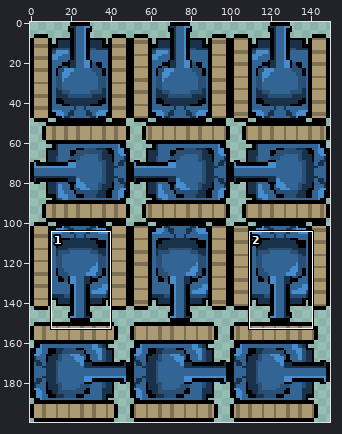
A sprite sheet gets an edit: public/assets/blue_tank.png. Above: a wide view before the commit, with the close-up outlined.
Close-up. First the earlier version:
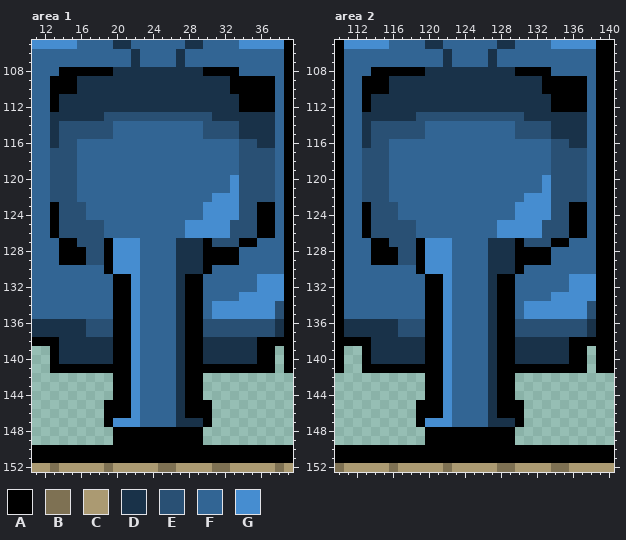
The file is 150x200 pixels. Shown: area 1: x 11..39, y 105..152; area 2: x 110..140, y 105..152. The commit also changed other parts of the picture, which this record leaves out.
Palette (. is transparent): A #000000  B #7e7153  C #ab9a72  D #193249  E #295074  F #326594  G #468dd0
Pixels before, area 1, first column x 11:
105 GGGGGFFFFDDFFFFFFDDFFFFGGGGGA
106 FFFFFFFFFFFDFFFFDFFFFFFFFFFFA
107 FFFFFFFFFFFDFFFFDFFFFFFFFFFFA
108 FFFAAAAAADDDDDDDDDDAAAAFFFFFA
109 FFAAADDDDDDDDDDDDDDDDDAAAAAFA
110 FFAAADDDDDDDDDDDDDDDDDAAAAAFA
111 FFADDDDDDDDDDDDDDDDDDDDAAAAFA
112 FFADDDDDDDDDDDDDDDDDDDDAAAAFA
113 FFDDDDDDEEEEEEEEEEEEDDDDDDDFA
114 FFDEEEEEEFFFFFFFFFFEEEEDDDDFA
115 FFDEEEEEEFFFFFFFFFFEEEEDDDDFA
116 FFDEEFFFFFFFFFFFFFFFFFFEEDDFA
117 FFEEEFFFFFFFFFFFFFFFFFFEEEEFA
118 FFEEEFFFFFFFFFFFFFFFFFFEEEEFA
119 FFEEEFFFFFFFFFFFFFFFFFFEEEEFA
120 FFEEEFFFFFFFFFFFFFFFFFGEEEEFA
121 FFEEEFFFFFFFFFFFFFFFFFGEEEEFA
122 FFEEEFFFFFFFFFFFFFFFGGGEEEEFA
123 FFAEEEFFFFFFFFFFFFFGGGGEEAAFA
124 FFAEEEFFFFFFFFFFFFFGGGGEEAAFA
125 FFAEEEEEFFFFFFFFFGGGGGEEEAAFA
126 FFAEEEEEFFFFFFFFFGGGGGEEEAAFA
127 FFFAAEEEAGGGFFFFDDDAEEEAAFFFA
128 FFFAAAEEAGGGFFFFDDDAAAAFFFFFA
129 FFFAAAEEAGGGFFFFDDDAAAAFFFFFA
130 FFFFFFFFAGGGFFFFDDDAFFFFFFFFA
131 FFFFFFFFFAAGFFFFDAAFFFFFFGGGA
132 FFFFFFFFFAAGFFFFDAAFFFFFFGGGA
133 FFFFFFFFFAAGFFFFDAAFFFFGGGGGA
134 FFFFFFFFFAAGFFFFDAAFGGGGGGGEA
135 FFFFFFFFFAAGFFFFDAAFGGGGGGGEA
136 DDDDDDEEEAAGFFFFDAAEEEEEEEEDA
137 DDDDDDEEEAAGFFFFDAAEEEEEEEEDA
138 AAADDDDDDAAGFFFFDAADDDDDDAAAA
139 ..ADDDDDDAAGFFFFDAADDDDDDAA.A
140 ..ADDDDDDAAGFFFFDAADDDDDDAA.A
141 ..AAAAAAAAAGFFFFDAAAAAAAAAA.A
142 .........AAGFFFFDAA..........
143 .........AAGFFFFDAA..........
144 .........AAGFFFFDAA..........
145 ........AAAGFFFFDAAA.........
146 ........AAAGFFFFDAAA.........
147 ........AGGGFFFFDDDA.........
148 .........AAAAAAAAAA..........
149 .........AAAAAAAAAA..........
150 AAAAAAAAAAAAAAAAAAAAAAAAAAAAA
151 AAAAAAAAAAAAAAAAAAAAAAAAAAAAA
152 CCBCCCCCBCCCCCBBCCCCBBCCCCCBC
Pixels before, area 2, first column x 110:
105 AGGGGGFFFFDDFFFFFFDDFFFFGGGGGAA
106 AFFFFFFFFFFFDFFFFDFFFFFFFFFFFAA
107 AFFFFFFFFFFFDFFFFDFFFFFFFFFFFAA
108 AFFFAAAAAADDDDDDDDDDAAAAFFFFFAA
109 AFFAAADDDDDDDDDDDDDDDDDAAAAAFAA
110 AFFAAADDDDDDDDDDDDDDDDDAAAAAFAA
111 AFFADDDDDDDDDDDDDDDDDDDDAAAAFAA
112 AFFADDDDDDDDDDDDDDDDDDDDAAAAFAA
113 AFFDDDDDDEEEEEEEEEEEEDDDDDDDFAA
114 AFFDEEEEEEFFFFFFFFFFEEEEDDDDFAA
115 AFFDEEEEEEFFFFFFFFFFEEEEDDDDFAA
116 AFFDEEFFFFFFFFFFFFFFFFFFEEDDFAA
117 AFFEEEFFFFFFFFFFFFFFFFFFEEEEFAA
118 AFFEEEFFFFFFFFFFFFFFFFFFEEEEFAA
119 AFFEEEFFFFFFFFFFFFFFFFFFEEEEFAA
120 AFFEEEFFFFFFFFFFFFFFFFFGEEEEFAA
121 AFFEEEFFFFFFFFFFFFFFFFFGEEEEFAA
122 AFFEEEFFFFFFFFFFFFFFFGGGEEEEFAA
123 AFFAEEEFFFFFFFFFFFFFGGGGEEAAFAA
124 AFFAEEEFFFFFFFFFFFFFGGGGEEAAFAA
125 AFFAEEEEEFFFFFFFFFGGGGGEEEAAFAA
126 AFFAEEEEEFFFFFFFFFGGGGGEEEAAFAA
127 AFFFAAEEEAGGGFFFFDDDAEEEAAFFFAA
128 AFFFAAAEEAGGGFFFFDDDAAAAFFFFFAA
129 AFFFAAAEEAGGGFFFFDDDAAAAFFFFFAA
130 AFFFFFFFFAGGGFFFFDDDAFFFFFFFFAA
131 AFFFFFFFFFAAGFFFFDAAFFFFFFGGGAA
132 AFFFFFFFFFAAGFFFFDAAFFFFFFGGGAA
133 AFFFFFFFFFAAGFFFFDAAFFFFGGGGGAA
134 AFFFFFFFFFAAGFFFFDAAFGGGGGGGEAA
135 AFFFFFFFFFAAGFFFFDAAFGGGGGGGEAA
136 ADDDDDDEEEAAGFFFFDAAEEEEEEEEDAA
137 ADDDDDDEEEAAGFFFFDAAEEEEEEEEDAA
138 AAAADDDDDDAAGFFFFDAADDDDDDAAAAA
139 A..ADDDDDDAAGFFFFDAADDDDDDAA.AA
140 A..ADDDDDDAAGFFFFDAADDDDDDAA.AA
141 A..AAAAAAAAAGFFFFDAAAAAAAAAA.AA
142 ..........AAGFFFFDAA...........
143 ..........AAGFFFFDAA...........
144 ..........AAGFFFFDAA...........
145 .........AAAGFFFFDAAA..........
146 .........AAAGFFFFDAAA..........
147 .........AGGGFFFFDDDA..........
148 ..........AAAAAAAAAA...........
149 ..........AAAAAAAAAA...........
150 AAAAAAAAAAAAAAAAAAAAAAAAAAAAAAA
151 AAAAAAAAAAAAAAAAAAAAAAAAAAAAAAA
152 BCCCCCBCCCCCBCCCCCBBCCCCBBCCCCC
After:
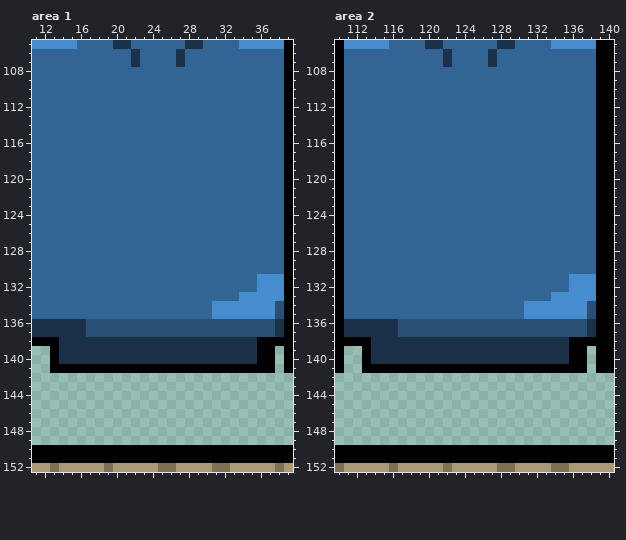
Edits made:
Changed rows in their new state; - is an unchanged pixel.
Area 1:
first column x 13:
108 -FFFFFFFFFFFFFFFFFFFF----
109 FFFFFFFFFFFFFFFFFFFFFFFFF
110 FFFFFFFFFFFFFFFFFFFFFFFFF
111 FFFFFFFFFFFFFFFFFFFFFFFFF
112 FFFFFFFFFFFFFFFFFFFFFFFFF
113 FFFFFFFFFFFFFFFFFFFFFFFFF
114 FFFFFFF----------FFFFFFFF
115 FFFFFFF----------FFFFFFFF
116 FFF------------------FFFF
117 FFF------------------FFFF
118 FFF------------------FFFF
119 FFF------------------FFFF
120 FFF-----------------FFFFF
121 FFF-----------------FFFFF
122 FFF---------------FFFFFFF
123 FFFF-------------FFFFFFFF
124 FFFF-------------FFFFFFFF
125 FFFFFF---------FFFFFFFFFF
126 FFFFFF---------FFFFFFFFFF
127 -FFFFFFFFF----FFFFFFFFF--
128 -FFFFFFFFF----FFFFFFF----
129 -FFFFFFFFF----FFFFFFF----
130 ------FFFF----FFFF-------
131 -------FFF----FFF--------
132 -------FFF----FFF--------
133 -------FFF----FFF--------
134 -------FFF----FFF--------
135 -------FFF----FFF--------
136 -------EEEEEEEEEE--------
137 -------EEEEEEEEEE--------
138 -------DDDDDDD-DD--------
139 -------DDDDDDD-DD--------
140 -------DDDDDDD-DD--------
141 ---------AAAAAA----------
142 -------..........--------
143 -------..........--------
144 -------..........--------
145 ------............-------
146 ------............-------
147 ------............-------
148 -------..........--------
149 -------..........--------
Area 2:
first column x 113:
108 -FFFFFFFFFFFFFFFFFFFF----
109 FFFFFFFFFFFFFFFFFFFFFFFFF
110 FFFFFFFFFFFFFFFFFFFFFFFFF
111 FFFFFFFFFFFFFFFFFFFFFFFFF
112 FFFFFFFFFFFFFFFFFFFFFFFFF
113 FFFFFFFFFFFFFFFFFFFFFFFFF
114 FFFFFFF----------FFFFFFFF
115 FFFFFFF----------FFFFFFFF
116 FFF------------------FFFF
117 FFF------------------FFFF
118 FFF------------------FFFF
119 FFF------------------FFFF
120 FFF-----------------FFFFF
121 FFF-----------------FFFFF
122 FFF---------------FFFFFFF
123 FFFF-------------FFFFFFFF
124 FFFF-------------FFFFFFFF
125 FFFFFF---------FFFFFFFFFF
126 FFFFFF---------FFFFFFFFFF
127 -FFFFFFFFF----FFFFFFFFF--
128 -FFFFFFFFF----FFFFFFF----
129 -FFFFFFFFF----FFFFFFF----
130 ------FFFF----FFFF-------
131 -------FFF----FFF--------
132 -------FFF----FFF--------
133 -------FFF----FFF--------
134 -------FFF----FFF--------
135 -------FFF----FFF--------
136 -------EEEEEEEEEE--------
137 -------EEEEEEEEEE--------
138 -------DDDDDDD-DD--------
139 -------DDDDDDD-DD--------
140 -------DDDDDDD-DD--------
141 ---------AAAAAA----------
142 -------..........--------
143 -------..........--------
144 -------..........--------
145 ------............-------
146 ------............-------
147 ------............-------
148 -------..........--------
149 -------..........--------
